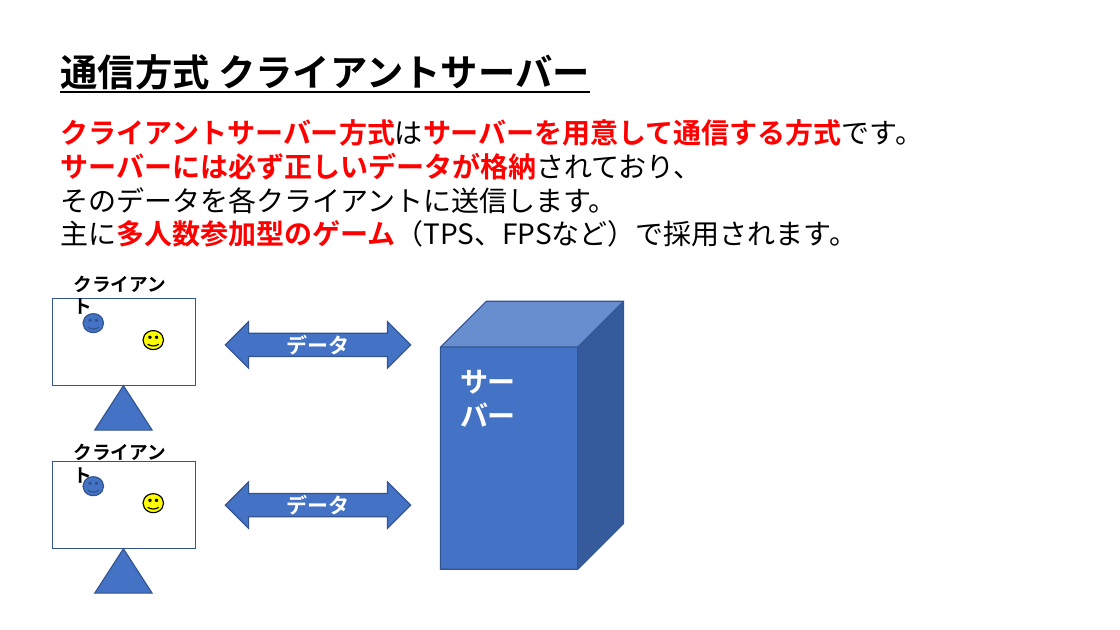
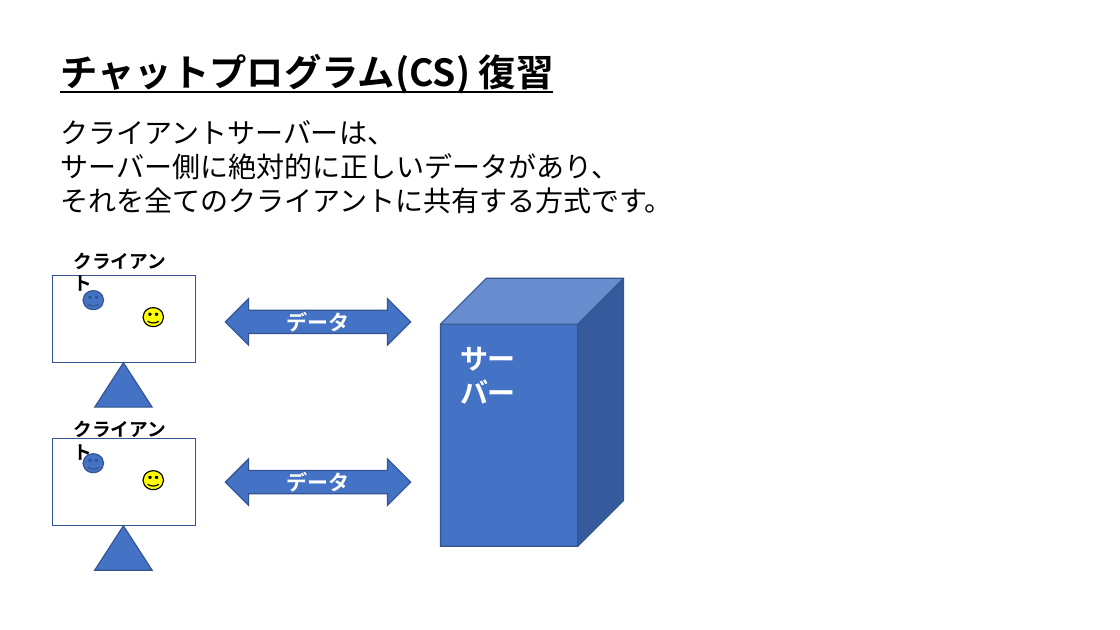
Before and after one commit to ArakiYusuke-Ohara/Textbook, a slide deck: slide 2 of ゲーム科3年/00_前期/オンラインゲームプログラミングⅠ/05_チャットプログラム(CS).pptx (slide 5 before the commit). Drawn at 1120x630 pixels with LibreOffice and Linux fonts; fonts in the diff are those of the drawing. Boxes give left, top, right and bottom in pixels: in the first picture for what was removed or moved away, otherwise in the second. Text is boxed around its words. In the diff, an @@ line names an element or a change of style, - is before the commit and + after.

Commit message:
コード、スライド微修正

```diff
--- a/ゲーム科3年/00_前期/オンラインゲームプログラミングⅠ/05_チャットプログラム(CS).pptx
+++ b/ゲーム科3年/00_前期/オンラインゲームプログラミングⅠ/05_チャットプログラム(CS).pptx
@@ text at (x1=60, y1=54, x2=554, y2=94): text changed @@
-通信方式 クライアントサーバー
+チャットプログラム(CS) 復習
@@ text removed at (x1=60, y1=119, x2=923, y2=247) @@
-クライアントサーバー方式はサーバーを用意して通信する方式です。
-サーバーには必ず正しいデータが格納されており、
-そのデータを各クライアントに送信します。
-主に多人数参加型のゲーム（TPS、FPSなど）で採用されます。
@@ text added at (x1=60, y1=120, x2=672, y2=214), 24 pt, text #000000 @@
+クライアントサーバーは、
+サーバー側に絶対的に正しいデータがあり、
+それを全てのクライアントに共有する方式です。
@@ 2 rectangles, 1 text, 1 smiley face moved together from (x1=52, y1=298, x2=516, y2=549) to (x1=52, y1=276, x2=516, y2=526) @@
@@ 3 smiley faces, 2 texts, 2 left right arrows, 2 triangles, 1 cube moved together from (x1=74, y1=275, x2=623, y2=593) to (x1=74, y1=252, x2=623, y2=571) @@
```
Also in this commit, not shown: 3 slides added, 6 slides removed, 9 other files.
